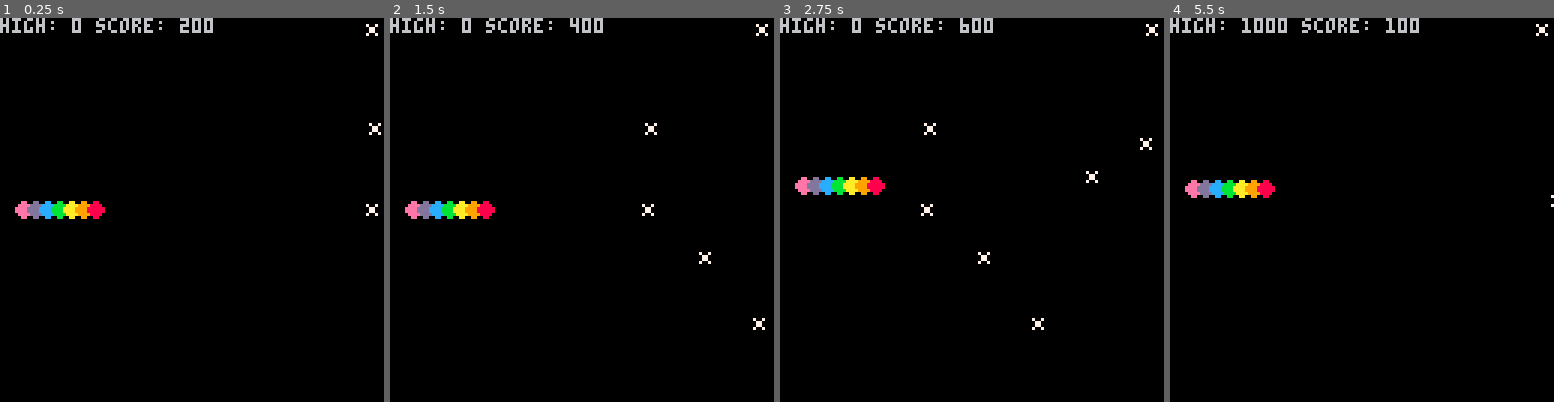
Above: before the commit, frames 1-4 (left to right).
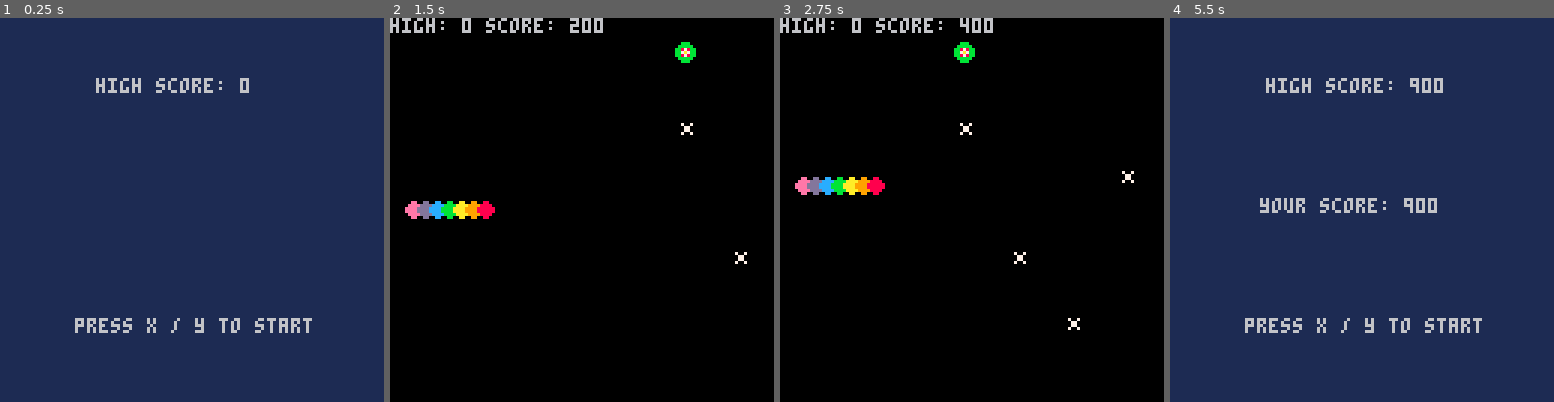
Above: after the commit, the same moments.

Repository: thaggie/pico-8-games
Game: PICO-8 cartridge rain.p8
The game is run twice, just before and just after one commit, with the same random seed, the same clock (stepped at 60 frames per second) and the same inputs.
Inputs:
- Up to frame 1 (0.25 s): no input
- Up to frame 2 (1.5 s): tap X (X key) at 0.33, 1.07 s; tap O (Z key) at 0.7 s
- Up to frame 3 (2.75 s): tap O (Z key) at 1.7, 2.1, 2.5 s; tap X (X key) at 1.85 s; hold Up 2.15-2.42 s
- Up to frame 4 (5.5 s): tap O (Z key) every 0.4 s from 2.9 to 5.3 s; tap X (X key) at 2.97, 4.08, 5.2 s; hold Down 3.63-3.97 s; hold Up 4.73-5.03 s

The runs differ from the first frame. In frame 1, 100% of the frame differs, in the area x 0-100%, y 0-100%; in frame 2, 0.6%; in frame 3, 0.8%; in frame 4, 100%.

Commit message:
Added a goal to the rainbow runner

Diff:
--- a/rain.p8
+++ b/rain.p8
@@ -10,6 +10,13 @@
 
 baddies = {}
 f=0
+playing=false
+goal = {
+  x=128,
+  y=rnd(120),
+  c=11,
+  live=true
+}
 
 function _init()
   cartdata('thaggie_rain')
@@ -30,9 +37,19 @@
 
 function _update()
 
+  if (playing==false) then
+    if (btn(4) or btn(5)) then
+      playing=true
+      score = 0
+      baddies = {}
+      goal.x = 128
+      goal.y = rnd(120)
+    end
+    return
+  end
 
   for c=7,2,-1 do
-    player[c].y = player[c-1].y
+      player[c].y = player[c-1].y
   end
 
   if (player[1].y>1) then
@@ -48,18 +65,27 @@
   end
 
 
+  if (goal.x < -8) then
+    goal.x = 128
+    goal.y = rnd(120)
+    goal.live= true
+
+  else
+    goal.x -=1
+  end
+
   for b=1,#baddies do
     baddies[b].x -=1
-    if (baddies[b].x < 0) then
+    if (baddies[b].x < -8) then
        baddies[b] = bad()
    end
   end
 
   if (f%18==0) then
     baddies[#baddies+1] = bad()
+    score += 100
   end
 
-  score = #baddies * 100
   x = player[1].x
   y = player[1].y
   dead = false
@@ -72,19 +98,32 @@
     end
   end
 
+  if (goal.live) then
+    if (goal.x < x+5 and goal.x >= x-5) then
+      if (goal.y < y+4 and goal.y >= y-4) then
+        score += 1000
+        goal.live = false
+        sfx(0)
+      end
+    end
+  end
+
   if dead then
     if (score > high) then
       high = score
       dset(0, high)
     end
-    score = 0
-    baddies = {}
+
+    playing = false
   end
   f+=1
 end
 
-function _draw()
+
+function draw_game()
   cls()
+
+
 
   for c=7,1,-1 do
     p = player[c]
@@ -95,10 +134,35 @@
     spr(0,baddies[b].x, baddies[b].y)
   end
 
+  if (goal.live) then
+    spr(goal.c,goal.x, goal.y)
+  end
 
   print('high: '.. high .. ' score: ' .. score, 0,0)
 
-  spr(flag, 120, 0)
+
+end
+
+function draw_score()
+  cls(1)
+  print('high score: '.. high, 32,20)
+
+  if (score > 0) then
+    print('your score: '.. score,30,60)
+  end
+
+  print('press x / y to start', 25, 100)
+end
+
+function _draw()
+  cls()
+
+  if (playing==false) then
+    draw_score()
+  else
+    draw_game()
+  end
+
 end
 
 
Not shown, changed: 26 lines of the sprite sheet (__gfx__) section of rain.p8
Not shown, changed: the sound effects (__sfx__) section of rain.p8
